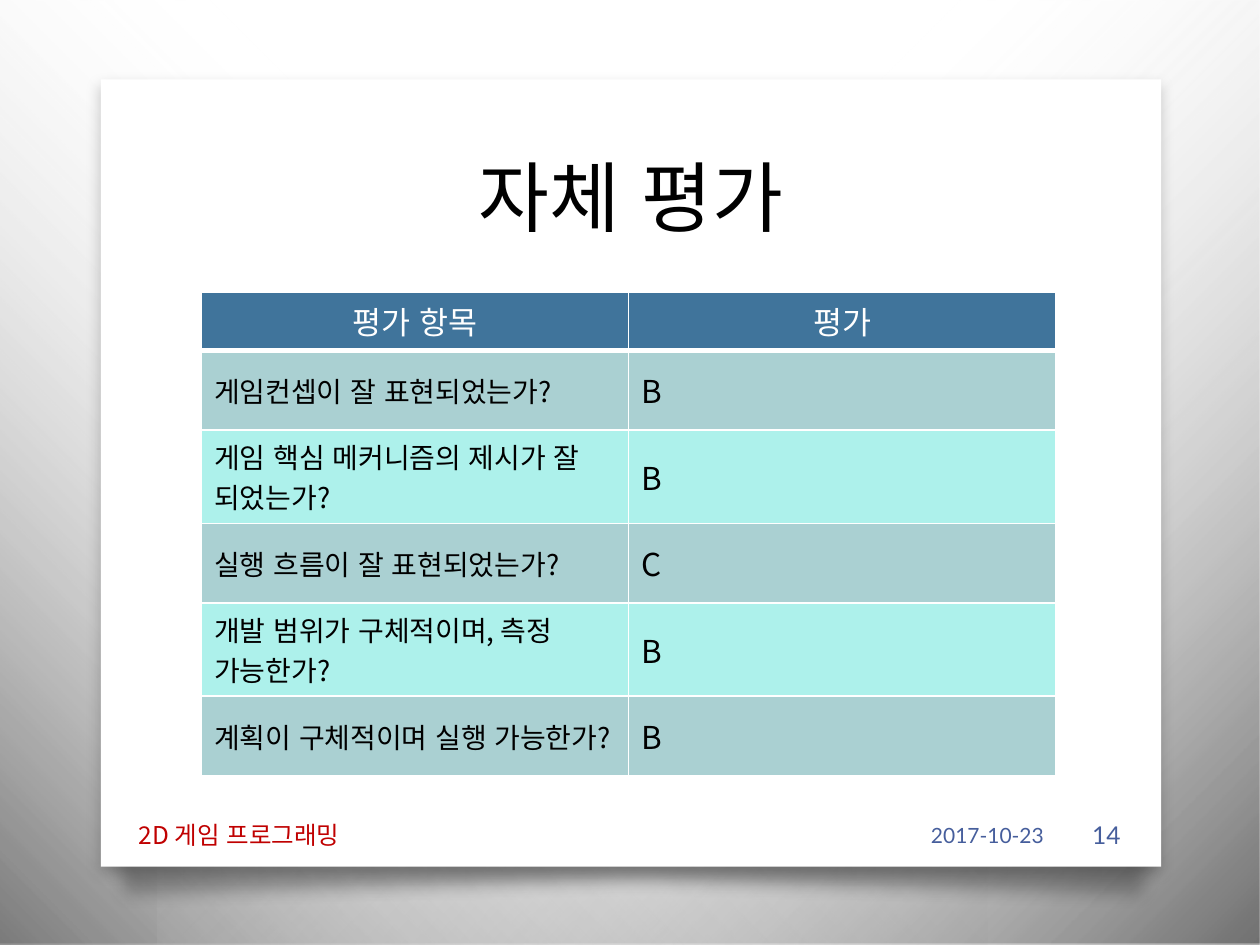
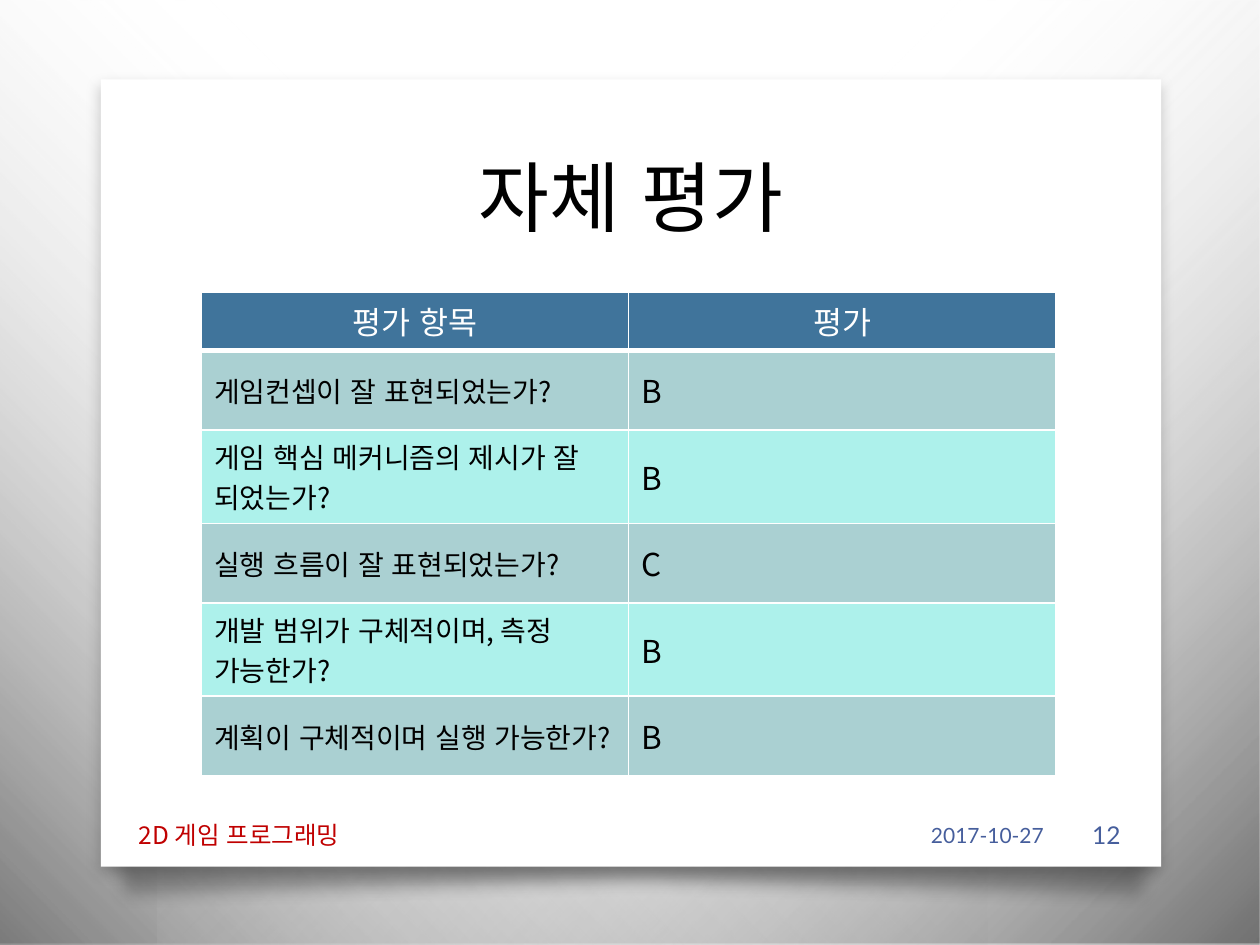
Before and after one commit to iconstudio/2017-Platformer, a slide deck: slide 12 of slides/2016180042_진윤성_2DGP_1차발표.pptx (slide 14 before the commit). Drawn at 1260x945 pixels with LibreOffice and Linux fonts; fonts in the diff are those of the drawing; background and template pictures are left out. Boxes give left, top, right and bottom in pixels: in the first picture for what was removed or moved away, otherwise in the second. Text is boxed around its words. In the diff, an @@ line names an element or a change of style, - is before the commit and + after.

```diff
--- a/slides/2016180042_진윤성_2DGP_1차발표.pptx
+++ b/slides/2016180042_진윤성_2DGP_1차발표.pptx
@@ text at (931,828,1044,843): text changed @@
-2017-10-23
+2017-10-27
@@ page number at (1092,826,1120,844): text changed @@
-14
+12
```
Also in this commit, not shown: 9 other slides changed, 2 slides removed, 8 other files.
